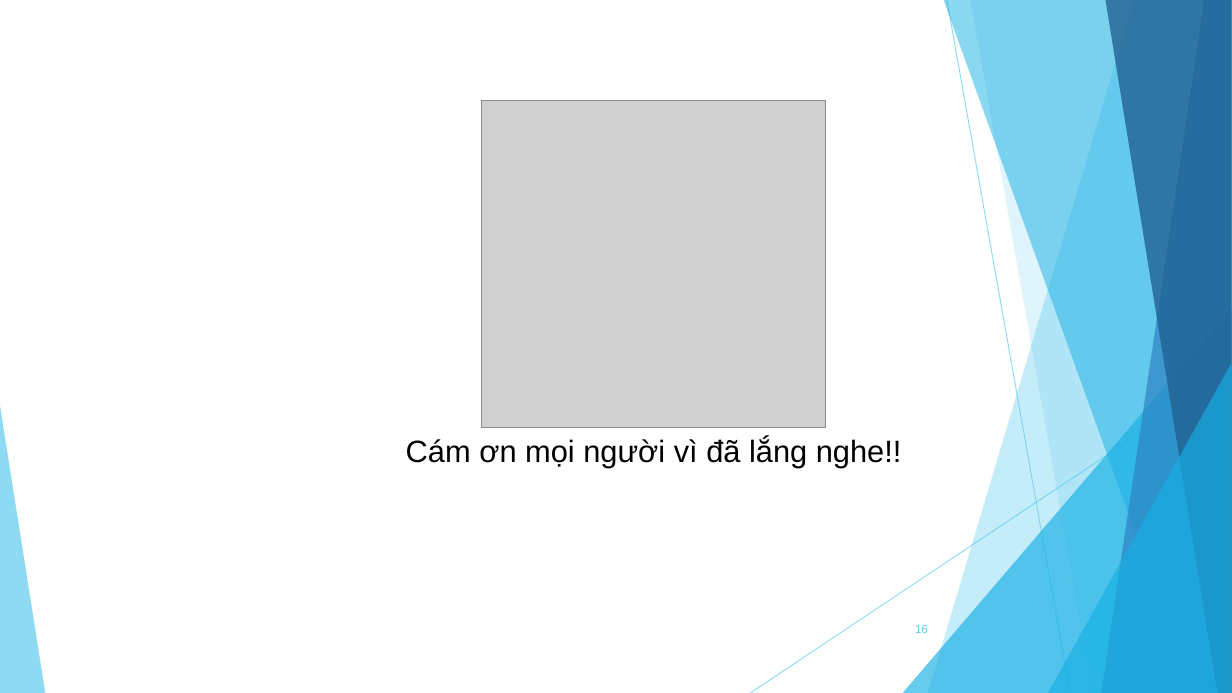
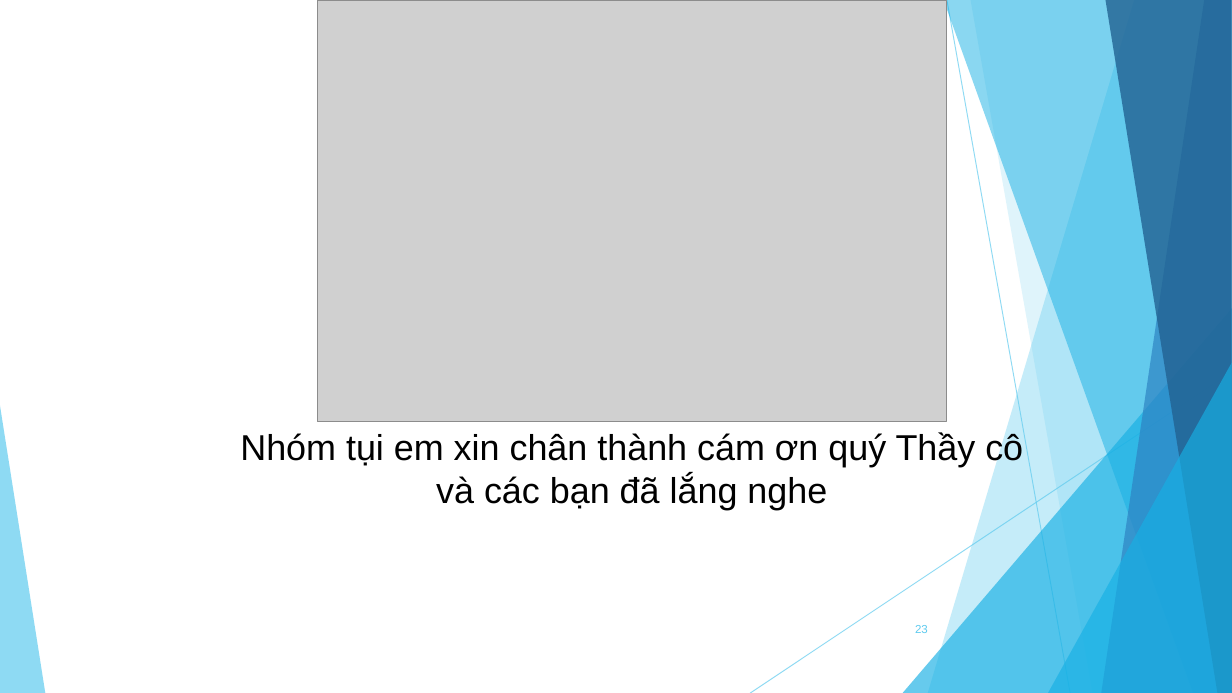
Before and after one commit to DuyK13/Rent-car-project, a slide deck: slide 23 of Tai_Lieu/Nhom14_KhoaLuan_Slide.pptx (slide 16 before the commit). Drawn at 1232x693 pixels with LibreOffice and Linux fonts; fonts in the diff are those of the drawing; grey boxes stand for pictures. Boxes give left, top, right and bottom in pixels: in the first picture for what was removed or moved away, otherwise in the second. Text is boxed around its words. In the diff, an @@ line names an element or a change of style, - is before the commit and + after.

```diff
--- a/Tai_Lieu/Nhom14_KhoaLuan_Slide.pptx
+++ b/Tai_Lieu/Nhom14_KhoaLuan_Slide.pptx
@@ picture added at (x1=317, y1=0, x2=946, y2=421) @@
@@ picture removed at (x1=482, y1=101, x2=826, y2=428) @@
@@ text at (x1=240, y1=432, x2=1023, y2=510): text changed; size 24 to 28 pt @@
-Cám ơn mọi người vì đã lắng nghe!!
+Nhóm tụi em xin chân thành cám ơn quý Thầy cô và các bạn đã lắng nghe
@@ page number at (x1=915, y1=625, x2=928, y2=633): text changed @@
-16
+23
```
Also in this commit, not shown: 9 other slides changed, 13 slides added, 6 slides removed, 14 other files.
